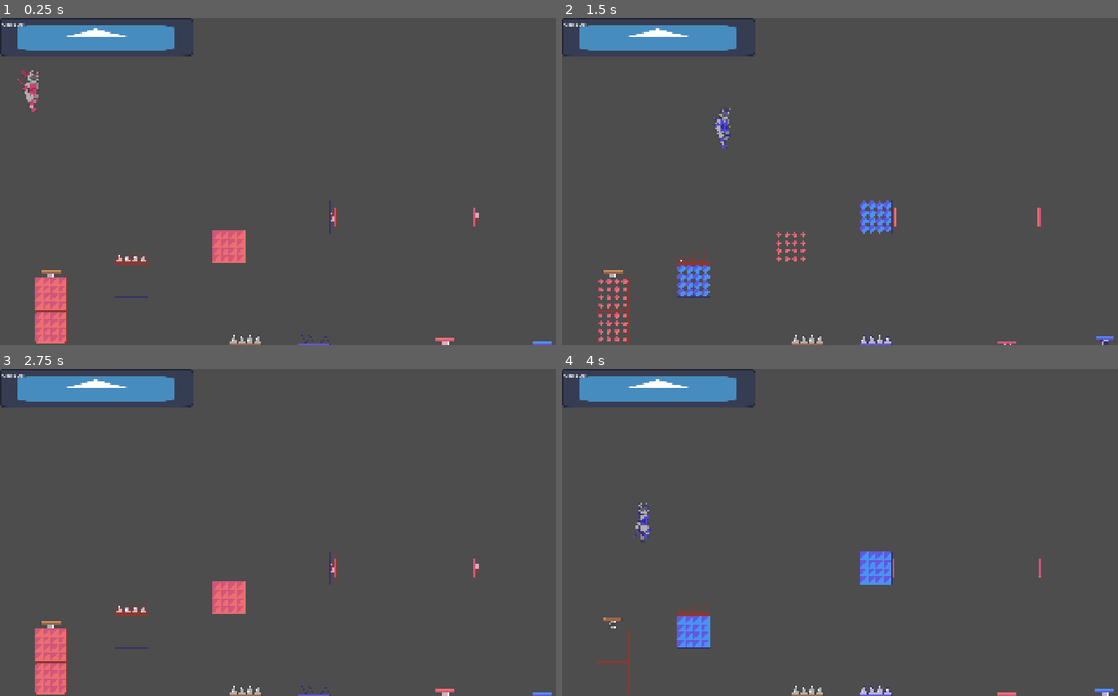
Above: before the commit, frames 1-4 (two rows, left to right).
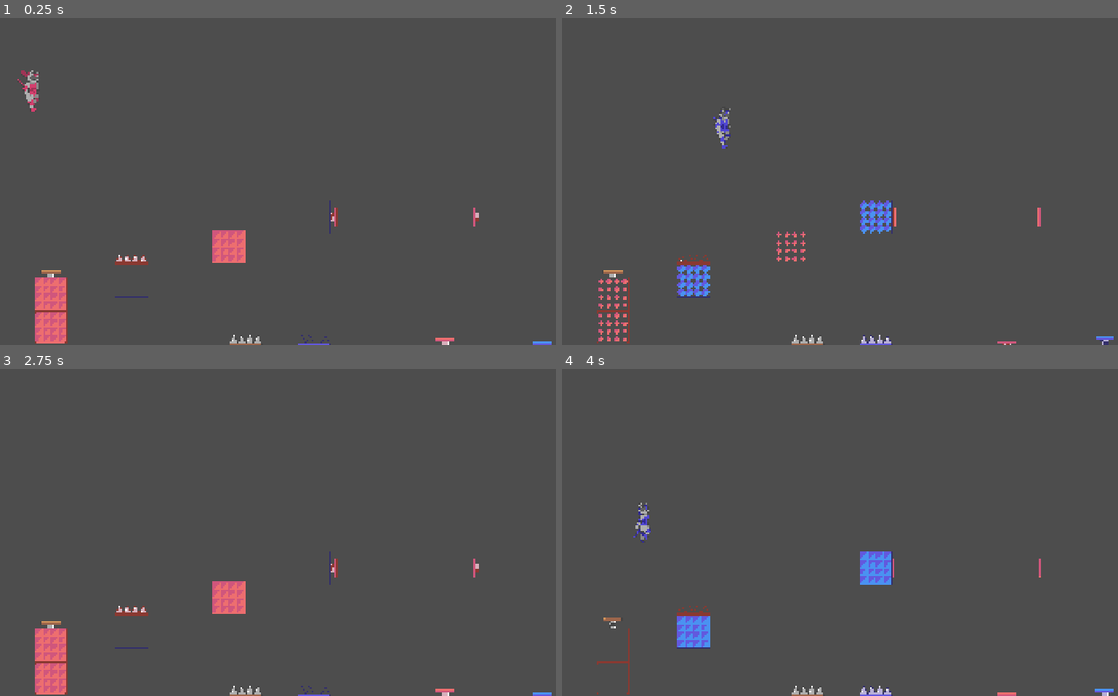
Above: after the commit, the same moments.

Repository: MatheoBrassart/The-Adventure-of-Beep-n-Boo-p
Game: Godot game, scene res://scenes/levels/level_test.tscn
Same seed, same stepped clock (60 frames per second), same inputs: the game is played once before the commit and once after it. The engine's default icon, where the game draws it, is replaced by a stand-in: a white triangle on a blue panel in a dark square.
Inputs:
- Up to frame 1 (0.25 s): no input
- Up to frame 2 (1.5 s): hold D (move_right) from 0.53 s (still down); tap Space (jump) at 0.6, 0.77, 1.07 s; tap Shift (switch_character) at 1.35 s
- Up to frame 3 (2.75 s): tap Space (jump) at 1.52, 1.55, 1.82, 2.1 s; release D (move_right) at 2.03 s; hold A (move_left) from 2.03 s (still down)
- Up to frame 4 (4 s): tap Enter at 2.75 s; release A (move_left) at 2.78 s; hold D (move_right) from 2.78 s (still down); tap Shift (switch_character) at 2.85 s; tap Space (jump) at 3.02, 3.05, 3.32, 3.6, 3.77 s

The runs differ from the first frame. In frame 1, 2.4% of the frame differs, in the area x 0-35%, y 0-12%; in frame 2, 2.4%; in frame 3, 2.4%; in frame 4, 2.4%.

Commit message:
Dialogue visibility

Diff:
--- a/the-adventure-of-beep-n'-boop/dialogues/dialogue_system.tscn
+++ b/the-adventure-of-beep-n'-boop/dialogues/dialogue_system.tscn
@@ -47,6 +47,7 @@
 [node name="CanvasLayer" type="CanvasLayer" parent="."]
 
 [node name="NinePatchRect" type="NinePatchRect" parent="CanvasLayer"]
+visible = false
 offset_right = 640.0
 offset_bottom = 128.0
 texture = ExtResource("1_1eml3")
--- a/the-adventure-of-beep-n'-boop/project.godot
+++ b/the-adventure-of-beep-n'-boop/project.godot
@@ -67,6 +67,12 @@
 "events": [Object(InputEventKey,"resource_local_to_scene":false,"resource_name":"","device":-1,"window_id":0,"alt_press …(195 unchanged characters)…
 ]
 }
+next_dialogue={
+"deadzone": 0.2,
+"events": [Object(InputEventKey,"resource_local_to_scene":false,"resource_name":"","device":-1,"window_id":0,"alt_pressed":false,"shift_pressed":false,"ctrl_pressed":false,"meta_pressed":false,"pressed":false,"keycode":0,"physical_keycode":32,"key_label":0,"unicode":32,"location":0,"echo":false,"script":null)
+, Object(InputEventKey,"resource_local_to_scene":false,"resource_name":"","device":-1,"window_id":0,"alt_pressed":false,"shift_pressed":false,"ctrl_pressed":false,"meta_pressed":false,"pressed":false,"keycode":0,"physical_keycode":4194325,"key_label":0,"unicode":0,"location":0,"echo":false,"script":null)
+]
+}
 
 [rendering]
 
--- a/the-adventure-of-beep-n'-boop/scripts/dialogue_system.gd
+++ b/the-adventure-of-beep-n'-boop/scripts/dialogue_system.gd
@@ -2,14 +2,15 @@
 
 @onready var characterRichTextLabel: RichTextLabel = $CanvasLayer/NinePatchRect/Character
 @onready var messageRichTextLabel: RichTextLabel = $CanvasLayer/NinePatchRect/Message
+@onready var nine_patch_rect: NinePatchRect = $CanvasLayer/NinePatchRect
+@onready var animation_player: AnimationPlayer = $CanvasLayer/NinePatchRect/AnimationPlayer
 
 var CURRENT_DIALOGUE_KEY: String = "0"
 var CURRENT_DIALOGUE_LINE: int = 0
-var numberOfCharacters: float = 0
+var NUMBER_OF_CHARACTERS: float = 0
 var IS_DIALOGUE_ONGOING: bool = false
 
-@onready var animation_player: AnimationPlayer = $CanvasLayer/NinePatchRect/AnimationPlayer
-
+# Liste de tous les dialogues
 var DIALOGUE_LIST: Dictionary = {
 	"BeepReveil" = {
 		"0" = {"Character": "Beep", "Message": "...", "NumberOfRemainingLines": 1},
@@ -23,26 +24,31 @@
 	if IS_DIALOGUE_ONGOING == false:
 		IS_DIALOGUE_ONGOING = true
 
+	# Sets the dialogue box to visible and the texts to the mentioned keys and lines.
+	nine_patch_rect.visible = true
 	CURRENT_DIALOGUE_KEY = dialogueKey
 	CURRENT_DIALOGUE_LINE = line
 
+	# Sets the texts
 	characterRichTextLabel.text = DIALOGUE_LIST[CURRENT_DIALOGUE_KEY][str(CURRENT_DIALOGUE_LINE)]["Character"]
 	messageRichTextLabel.text = DIALOGUE_LIST[CURRENT_DIALOGUE_KEY][str(CURRENT_DIALOGUE_LINE)]["Message"]
 
-	numberOfCharacters = DIALOGUE_LIST[CURRENT_DIALOGUE_KEY][str(CURRENT_DIALOGUE_LINE)]["Message"].length()
-
-	animation_player.speed_scale = 1 + (numberOfCharacters / 100)
+	# Checks the number of characters in the message, sets the apparition speed and plays the message apparition animation
+	NUMBER_OF_CHARACTERS = DIALOGUE_LIST[CURRENT_DIALOGUE_KEY][str(CURRENT_DIALOGUE_LINE)]["Message"].length()
+	animation_player.speed_scale = 1 + (NUMBER_OF_CHARACTERS / 100)
 	animation_player.play("scroll")
 
 
 func _process(_delta: float) -> void:
 
-	if Input.is_action_just_pressed("jump"):
-
+	if Input.is_action_just_pressed("next_dialogue"):
 		if IS_DIALOGUE_ONGOING == true:
+			# Checks if the current dialogue has remaining lines. If yes, plays the next one.
 			if DIALOGUE_LIST[CURRENT_DIALOGUE_KEY][str(CURRENT_DIALOGUE_LINE)]["NumberOfRemainingLines"] > 0:
 				play_dialogue(CURRENT_DIALOGUE_KEY, CURRENT_DIALOGUE_LINE + 1)
+			# If no, ends the dialogue.
 			else:
 				IS_DIALOGUE_ONGOING = false
+				nine_patch_rect.visible = false
 				var player = get_tree().get_first_node_in_group("Player")
 				player.finished_dialogue()
